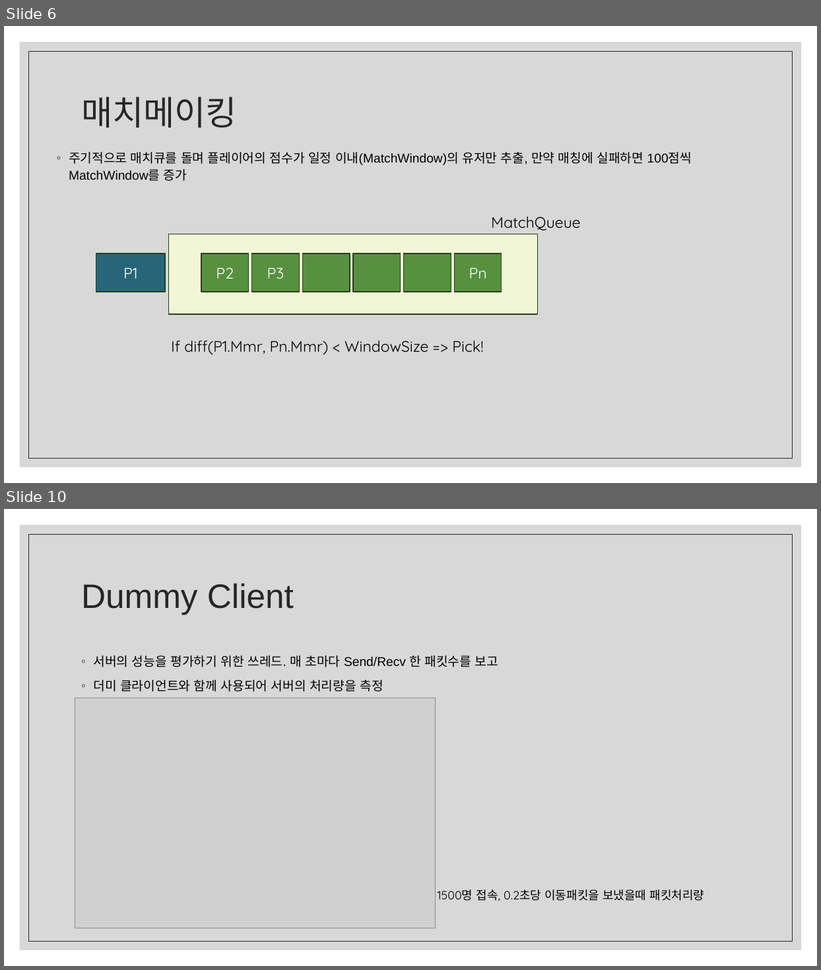
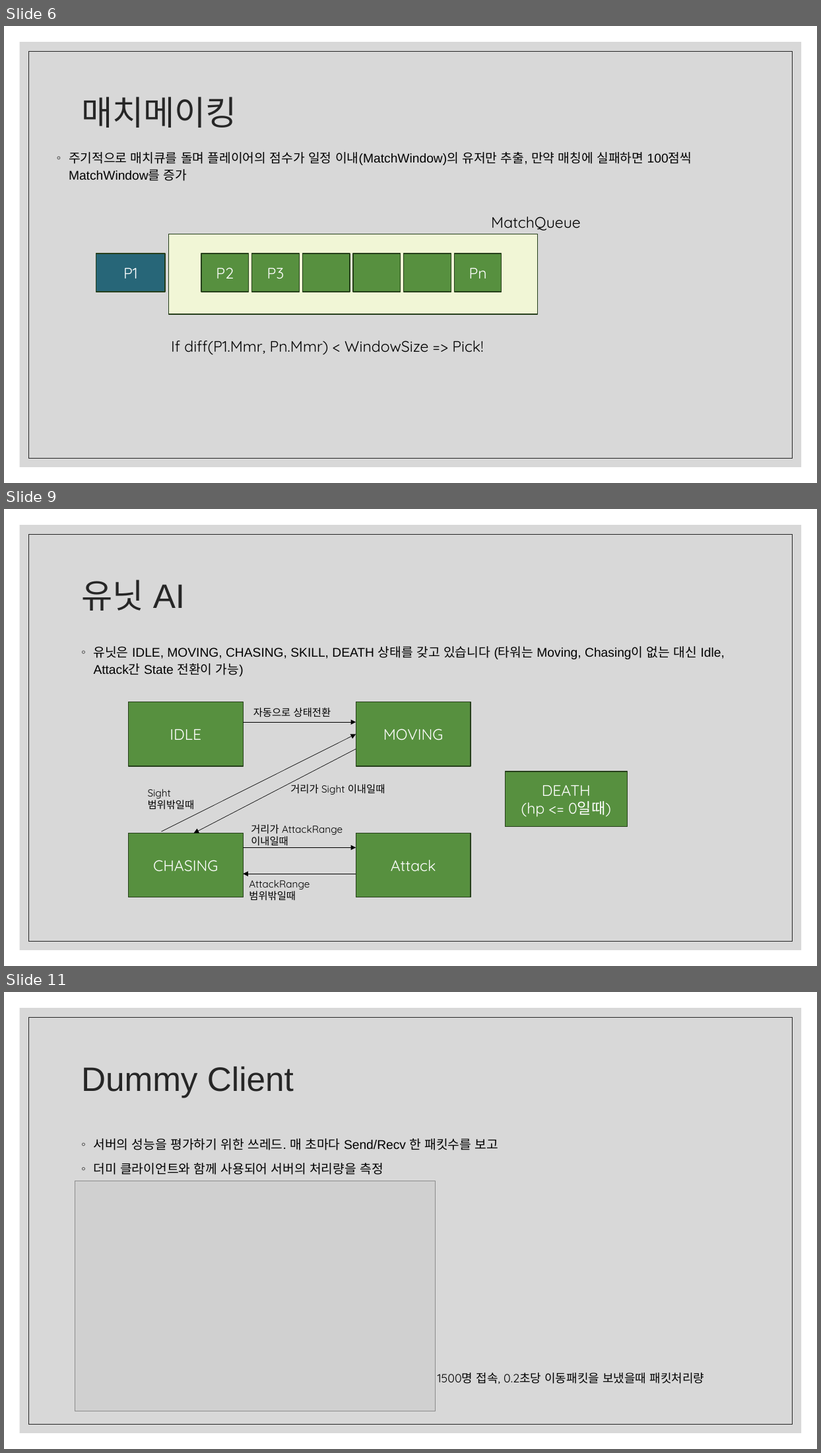
Before and after one commit to ckdgkwkd27/LCH_RTS, a slide deck: RTS 포트폴리오/이창하_RTS_포트폴리오.pptx. Shown one above the other, each under a label of ours: slides 6 and 10 before the commit, slides 6, 9 and 11 after it; the slides between them are not shown. The pictures are 821x970 and 821x1453 pixels, drawn with LibreOffice and Linux fonts; fonts in the diff are those of the drawing; grey boxes stand for pictures. Boxes give left, top, right and bottom in pixels: in the first picture for what was removed or moved away, otherwise in the second. Text is boxed around its words. In the diff, an @@ line names an element or a change of style, - is before the commit and + after.

```diff
--- a/RTS 포트폴리오/이창하_RTS_포트폴리오.pptx
+++ b/RTS 포트폴리오/이창하_RTS_포트폴리오.pptx
@@ slide 9 added at (4, 509, 817, 966), background #FFFFFF; not listed: 2 template elements that a slide beside it also shows @@
@@ title added at (81, 580, 185, 611), 40 pt, text #262626 @@
+유닛 AI
@@ text added at (94, 646, 725, 677), 15 pt, text #000000 @@
+◦ 유닛은 IDLE, MOVING, CHASING, SKILL, DEATH 상태를 갖고 있습니다 (타워는 Moving, Chasing이 없는 대신 Idle, Attack간 State 전환이 가능)
@@ text added at (253, 708, 331, 718), 12 pt, text #000000 @@
+자동으로 상태전환
@@ text added at (290, 782, 385, 795), 12 pt, text #000000 @@
+거리가 Sight 이내일때
@@ rectangle added at (506, 772, 628, 827), fill #57903F, outline #263F1C 1 pt, 18 pt, text #FFFFFF @@
+DEATH
+(hp <= 0일때)
@@ text added at (148, 789, 195, 809), 12 pt, text #000000 @@
+Sight 범위밖일때
@@ text added at (251, 824, 343, 848), 12 pt, text #000000 @@
+거리가 AttackRange 이내일때
@@ group added at (129, 702, 471, 898): 4 rectangles, 4 arrows @@
+IDLE
+MOVING
+CHASING
+Attack
@@ arrow added from (356, 875) to (243, 875), #000000 0.5 pt @@
@@ text added at (249, 880, 310, 900), 12 pt, text #000000 @@
+AttackRange 범위밖일때
@@ what was slide 10 is now slide 11 @@
```
Also in this commit, not shown: 4 slides changed, 39 other files.
